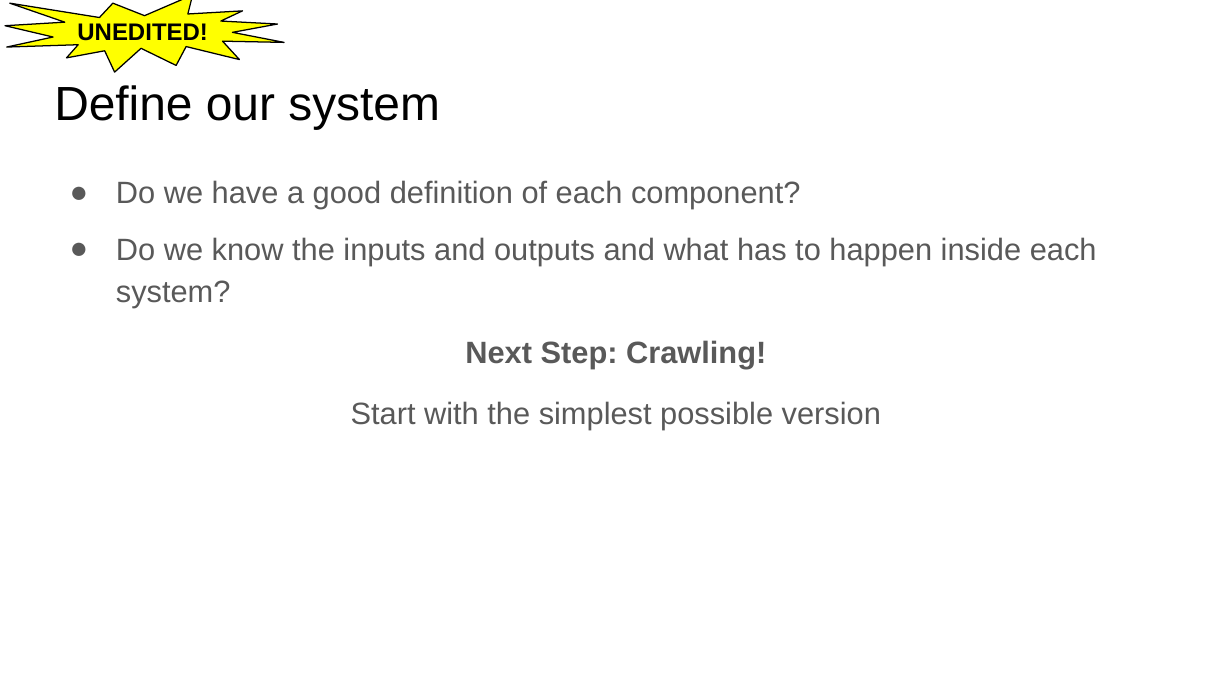
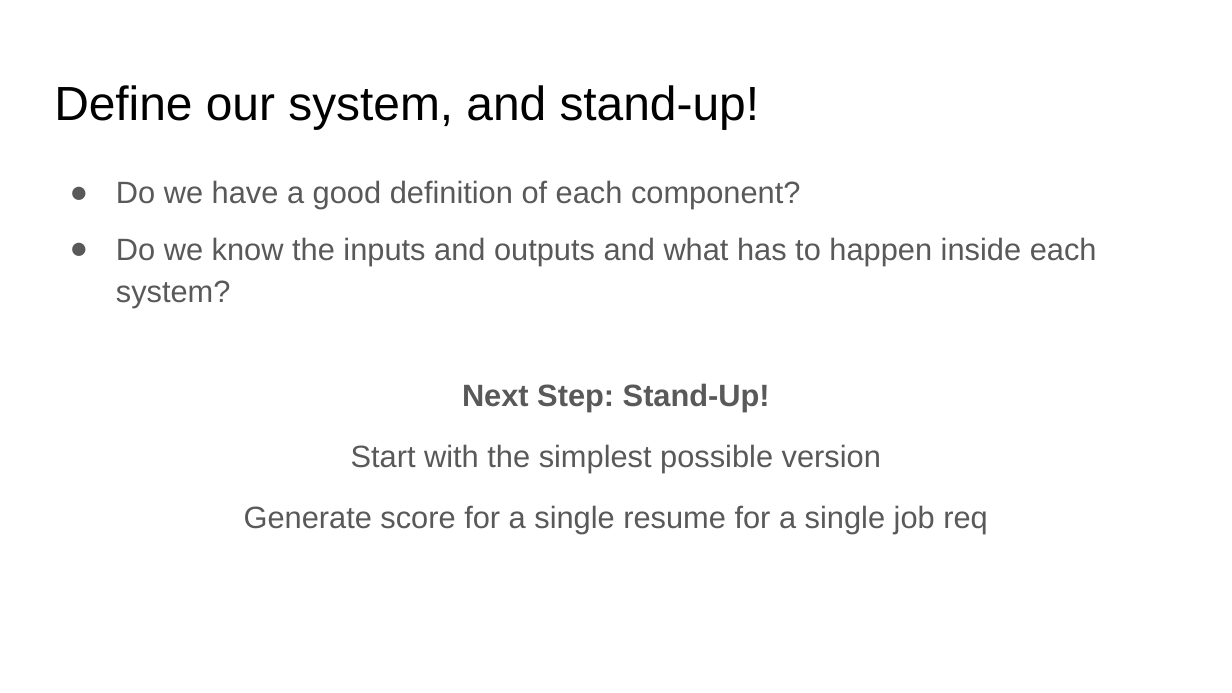
Before and after one commit to dsi-rse/careers-workshop-ai-development, a slide deck: slide 43 of lecture_2/slides/lecture_2.pptx (slide 29 before the commit). Drawn at 1232x693 pixels with LibreOffice and Linux fonts; fonts in the diff are those of the drawing. Boxes give left, top, right and bottom in pixels: in the first picture for what was removed or moved away, otherwise in the second. Text is boxed around its words. In the diff, an @@ line names an element or a change of style, - is before the commit and + after.

```diff
--- a/lecture_2/slides/lecture_2.pptx
+++ b/lecture_2/slides/lecture_2.pptx
@@ irregular seal removed at <box>5,0,285,73</box> @@
-UNEDITED!
@@ title at <box>54,85,760,129</box>: text changed @@
-Define our system
+Define our system, and stand-up!
@@ text at <box>462,383,770,411</box>: text changed @@
-Next Step: Crawling!
+Next Step: Stand-Up!
@@ text at <box>244,505,987,533</box>: paragraph added @@
+Generate score for a single resume for a single job req
```
Also in this commit, not shown: 22 other slides changed, 22 slides added, 8 slides removed, 5 other files.
